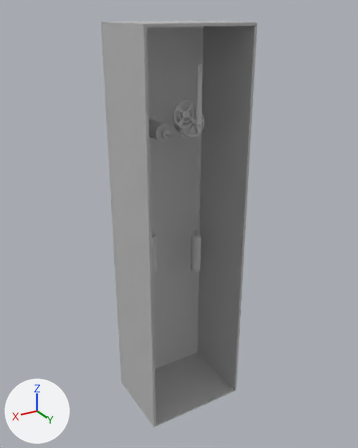
Renders of the FBX model virutalWatch/Assets/Models/gewichte_und_räderwerk_vorne.fbx from each side of a commit.
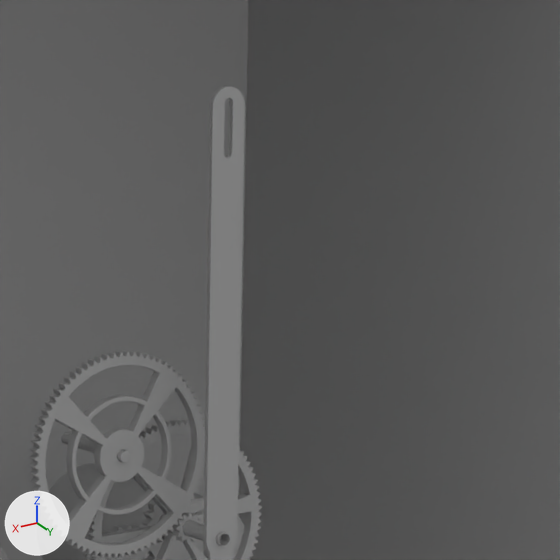
Each version appears first whole from a camera (50 mm lens) standing at (8.71, 15.39, 14.92) and looking at (-0.09, 0.71, 7.58), and next in a close-up on the part from 47% to 69% of the width and 12% to 29% of the height. Lighting does not change. The marker at lower left points along +X, +Y and +Z. Where no turn or scale is listed for an object, it has been applied to the vertices.

The first close-up shows 'h_min_rad_2', 'rolle_gewicht_R', 'w_min_sec_rad_2', 'wand_hinten', 'wand_rechts', 'zeiger_min'.
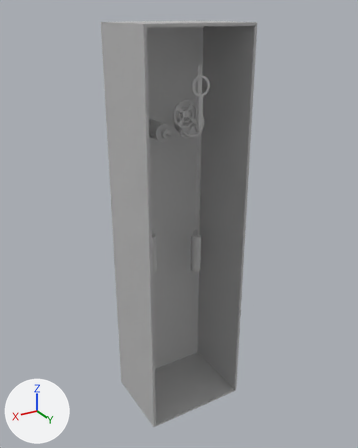
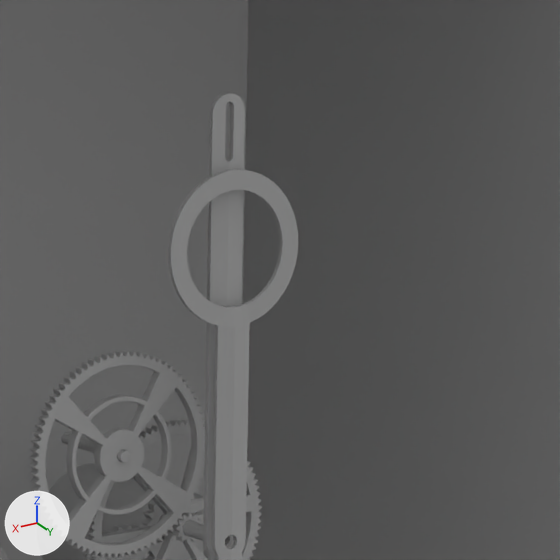
Where the newer file only moved an object's origin or applied its transform, the numbers keep the older frame.

The change, as JSON lines over the scene's bpy script:
```json
{"block": "me_mesh_023", "where": "# used by ob_zeiger_min; parent = ob_gruppe_huellse_min; location = (0.0, -7.155, -2.45)"}
{"op": "remove", "block": "me_mesh_023", "code": "me_mesh_023.from_pydata(...)  # 278 vertices, 270 faces; spans x -0.8..0.8, y -2.1..18.8, z -0.1..0.1"}
{"op": "add", "block": "me_mesh_023", "code": "me_mesh_023.from_pydata(...)  # 160 vertices, 162 faces; spans x -0.5..0.5, y -1.3..11.6, z -1.0..0.5"}
{"block": "me_mesh_023", "change": "me_mesh_023 part 1: 278 vertices removed from x -0.8..0.8, y -2.1..18.8, z -0.1..0.1; 160 vertices added at x -0.5..0.5, y -1.3..11.6, z -1.0..0.5"}
{"op": "add", "block": "me_mesh_037", "code": ["me_mesh_037 = bpy.data.meshes.new('Mesh.037')", "me_mesh_037.from_pydata(...)  # 282 vertices, 280 faces; spans x -0.32..0.32, y -0.02..0.02, z -0.2..1.55", "me_mesh_037.materials.append(mat_lambert3)  # grey #bcbcbc"]}
{"op": "set", "path": "ob_zeiger_min.scale", "old": "(1.0, 1.0, 1.0)", "new": "(1.6, 1.6, 0.2)"}
{"op": "add", "block": "ob_zeiger_h", "code": ["ob_zeiger_h = bpy.data.objects.new('zeiger_h', me_mesh_037)", "ob_zeiger_h.location = (0.0, 2.195, 11.55)"]}
```

Boxes [x1, y1, x2, y2] around the edits, measured in the close-ups (560 x 560 px):
```json
{"object": "zeiger_min", "change": "reshaped, rescaled", "before": [204, 86, 245, 560], "after": [204, 93, 245, 560]}
{"object": "zeiger_h", "change": "added", "after": [168, 169, 298, 560]}
```
